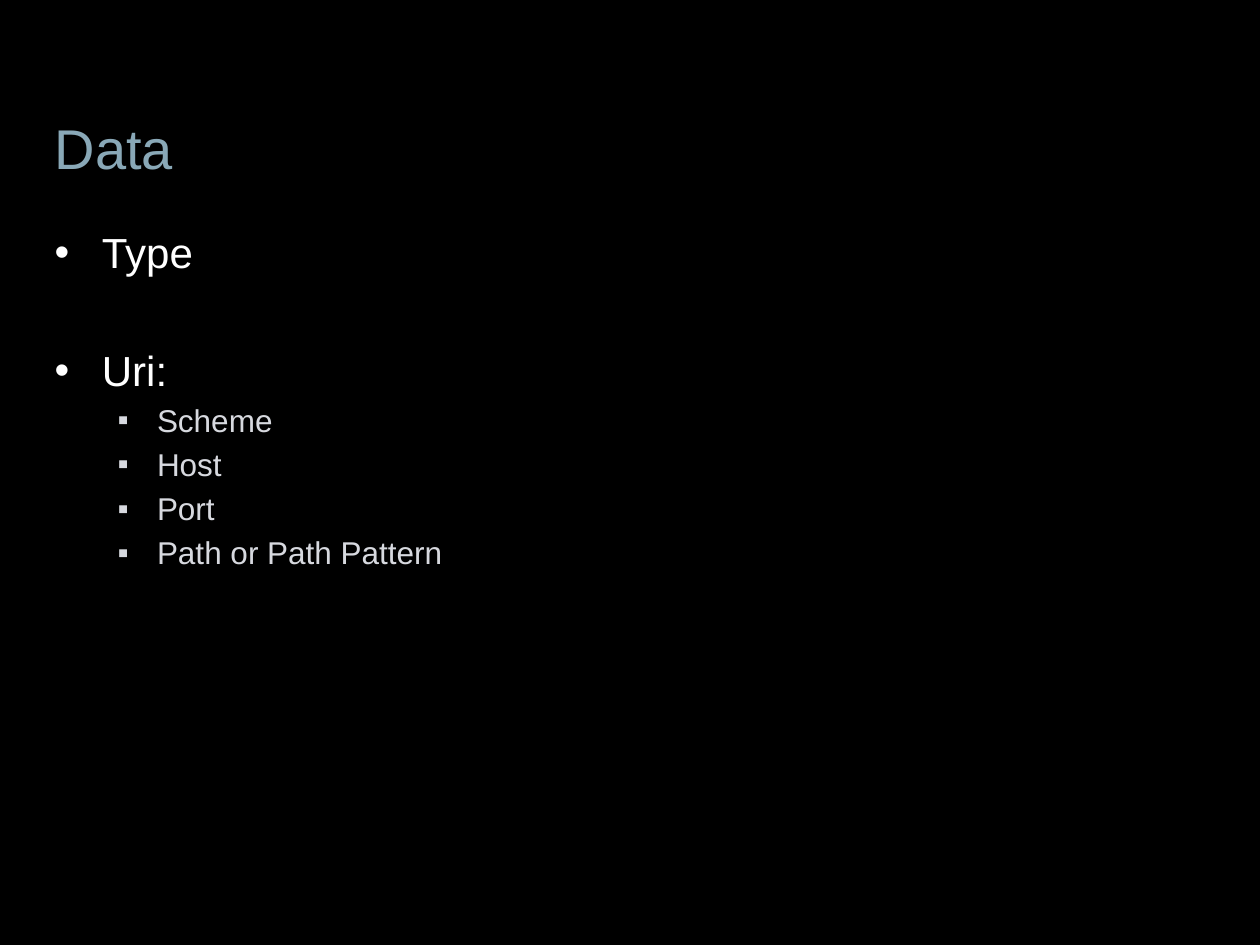
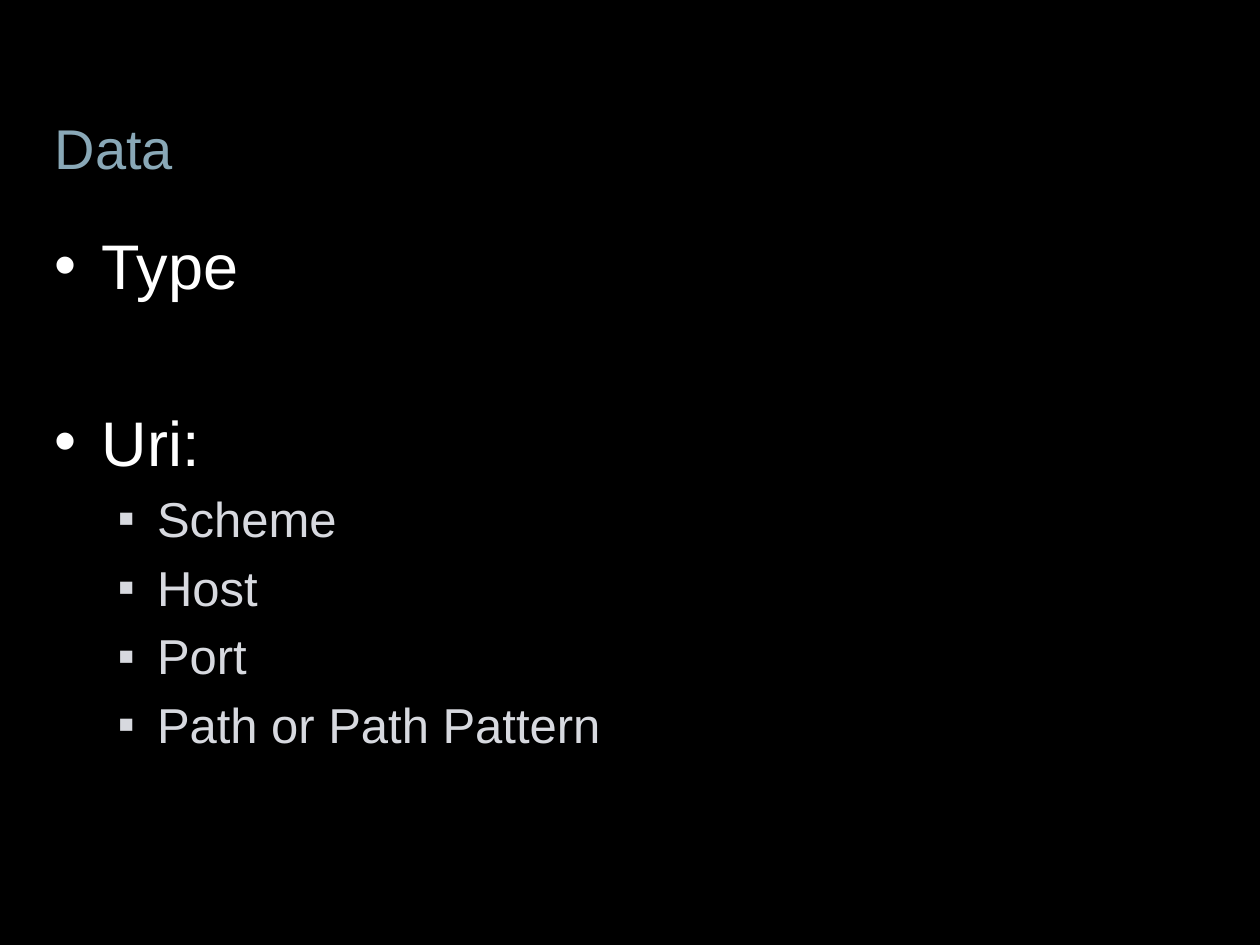
Before and after one commit to jessitron/Tronsmit, a slide deck: slide 8 of presentations/DevTeach-Intents.pptx (slide 9 before the commit). Drawn at 1260x945 pixels with LibreOffice and Linux fonts; fonts in the diff are those of the drawing; background and template pictures are left out. Boxes give left, top, right and bottom in pixels: in the first picture for what was removed or moved away, otherwise in the second. Text is boxed around its words. In the diff, an @@ line names an element or a change of style, - is before the commit and + after.

```diff
--- a/presentations/DevTeach-Intents.pptx
+++ b/presentations/DevTeach-Intents.pptx
@@ text "Type" at (x1=102, y1=245, x2=601, y2=744): size 24 to 36 pt in "Type", "Uri:"; size 18 to 28 pt in "Scheme", "Host", "Port", "Path or Path Pattern"; more space between paragraphs @@
```
Also in this commit, not shown: 2 other slides changed, 3 slides added, 1 slide removed, 9 other files.
